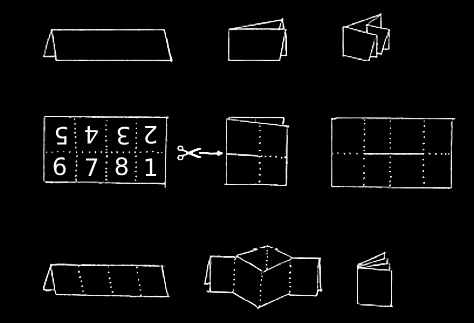
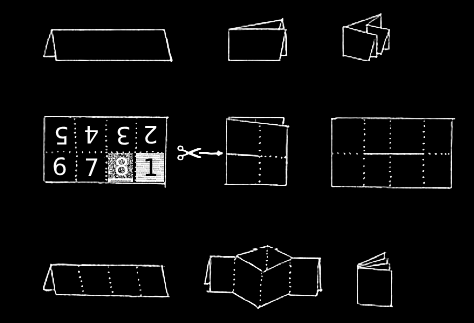
Layer changes from the first (474, 323) image to the second:
added group "instructions-dark-covers" with 13 layers above "instructions-dark" over box(108, 153, 164, 182)
added group "page-numbers" (1st of 2, in "instructions-dark-covers") with 10 layers in group "instructions-dark-covers" over box(108, 153, 164, 182)
added layer "1" (1st of 2, in "instructions-dark-covers" › "page-numbers") in group "page-numbers" over box(145, 158, 157, 176)
added layer "8" (1st of 2, in "instructions-dark-covers" › "page-numbers") in group "page-numbers" over box(115, 157, 128, 176)
added layer "cover-end" in group "page-numbers" over box(108, 153, 133, 182)
added layer "cover-front" in group "page-numbers" over box(136, 153, 164, 182)
added layer "instructions" (1st of 2, in "instructions-dark-covers") in group "instructions-dark-covers" over box(108, 153, 164, 182)
added layer "bg-dark" (1st of 2, in "instructions-dark-covers") in group "instructions-dark-covers" over box(108, 153, 164, 182)
